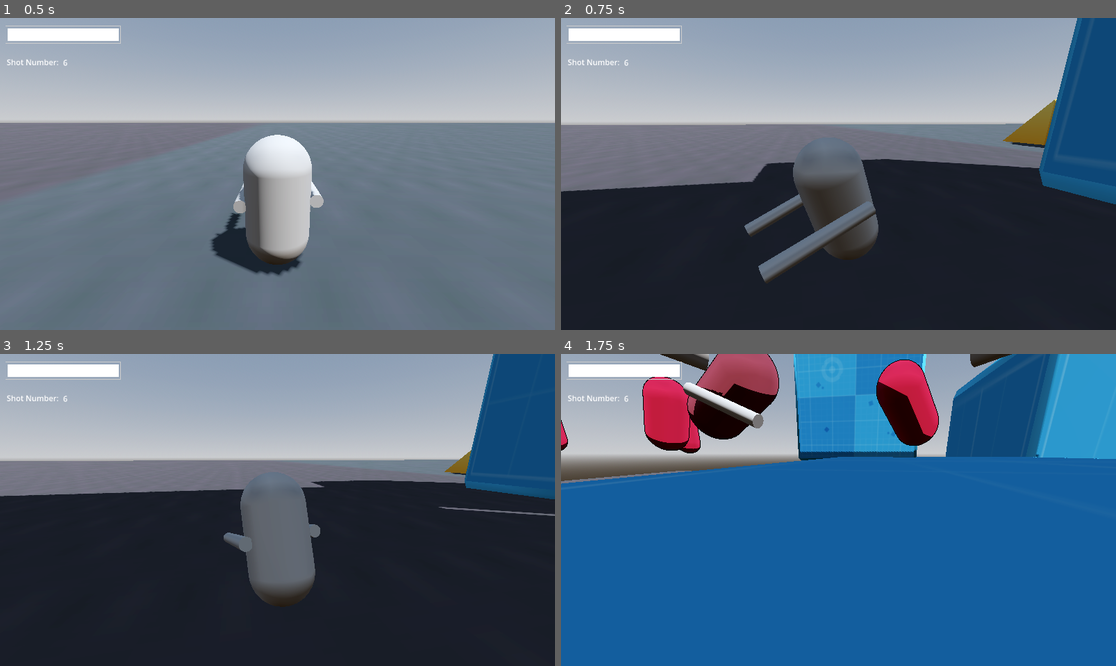
Above: before the commit, frames 1-4 (two rows, left to right).
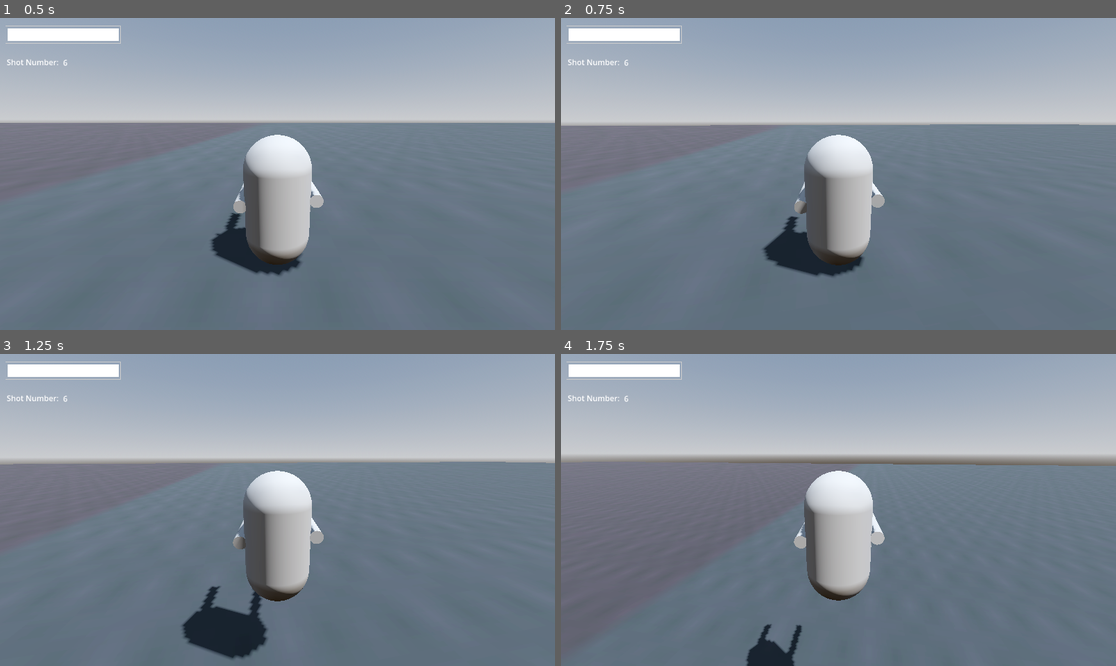
Above: after the commit, the same moments.

Repository: yashGhela/blame
Game: Godot game, scene res://levels/graybox.tscn
The game is run twice, just before and just after one commit, with the same random seed, the same clock (stepped at 60 frames per second) and the same inputs. The project has no main scene, so this scene is started directly.
Inputs (mouse positions are in pixels of both pictures, inside the frame that each line leads up to):
- Up to frame 1 (0.5 s): no input
- Up to frame 2 (0.75 s): tap Enter at 0.5 s; move the mouse to (866, 174) at 0.52 s; hold W (forward) from 0.53 s (still down); tap Q (snap) at 0.6 s
- Up to frame 3 (1.25 s): keep holding W (forward); tap Space (jump) at 0.77 s
- Up to frame 4 (1.75 s): keep holding W (forward); move the mouse to (810, 510) at 1.27 s; right-click (810, 510) at 1.35 s; tap Space (jump) at 1.52 s; tap Q (snap) at 1.55 s

Frame 1 is identical in both runs. In frame 2, 56% of the frame differs, in the area x 0-100%, y 0-100%; in frame 3, 61%; in frame 4, 89%.

Commit message:
working on fixing snap

Diff:
--- a/levels/graybox.tscn
+++ b/levels/graybox.tscn
@@ -104,6 +104,15 @@
 [node name="CollisionShape3D" type="CollisionShape3D" parent="PrimitiveSlope2/StaticBody3D" unique_id=75794507]
 shape = SubResource("ConvexPolygonShape3D_dg0o1")
 
+[node name="PrimitiveSlope3" type="MeshInstance3D" parent="." unique_id=530599075]
+transform = Transform3D(1.3945814e-06, 0, 0.99999875, 0, 1.3863616, 0, -10.6347685, 0, 1.3113399e-07, -65.88188, 23.600143, 53.223606)
+mesh = ExtResource("3_gr74w")
+
+[node name="StaticBody3D" type="StaticBody3D" parent="PrimitiveSlope3" unique_id=1399115800]
+
+[node name="CollisionShape3D" type="CollisionShape3D" parent="PrimitiveSlope3/StaticBody3D" unique_id=1852581062]
+shape = SubResource("ConvexPolygonShape3D_dg0o1")
+
 [node name="Floor" type="MeshInstance3D" parent="." unique_id=2097141167]
 transform = Transform3D(6.2137847, 0, 0, 0, 1, 0, 0, 0, 1, -46.37148, 4.010603, -6.901162)
 mesh = ExtResource("4_q1tdv")
@@ -131,6 +140,51 @@
 [node name="CollisionShape3D" type="CollisionShape3D" parent="Floor3/StaticBody3D" unique_id=1496325919]
 shape = SubResource("ConvexPolygonShape3D_fx7vd")
 
+[node name="Floor4" type="MeshInstance3D" parent="." unique_id=912742376]
+transform = Transform3D(5.8032904, 0, 0, 0, 1, 0, 0, 0, 2.0449762, -58.53352, 16.02189, 21.835869)
+mesh = ExtResource("4_q1tdv")
+
+[node name="StaticBody3D" type="StaticBody3D" parent="Floor4" unique_id=1451553184 groups=["Floor"]]
+
+[node name="CollisionShape3D" type="CollisionShape3D" parent="Floor4/StaticBody3D" unique_id=777142004]
+shape = SubResource("ConvexPolygonShape3D_fx7vd")
+
+[node name="Floor5" type="MeshInstance3D" parent="." unique_id=373172025]
+transform = Transform3D(2.3025525, 0, 0, 0, 1, 0, 0, 0, 2.0449762, -65.733475, 23.131006, 28.176771)
+mesh = ExtResource("4_q1tdv")
+
+[node name="StaticBody3D" type="StaticBody3D" parent="Floor5" unique_id=1609769126 groups=["Floor"]]
+
+[node name="CollisionShape3D" type="CollisionShape3D" parent="Floor5/StaticBody3D" unique_id=316856487]
+shape = SubResource("ConvexPolygonShape3D_fx7vd")
+
+[node name="Floor6" type="MeshInstance3D" parent="." unique_id=1866455400]
+transform = Transform3D(2.3025525, 0, 0, 0, 1, 0, 0, 0, 11.403279, -72.39584, 29.816732, 54.19505)
+mesh = ExtResource("4_q1tdv")
+
+[node name="StaticBody3D" type="StaticBody3D" parent="Floor6" unique_id=1609810683 groups=["Floor"]]
+
+[node name="CollisionShape3D" type="CollisionShape3D" parent="Floor6/StaticBody3D" unique_id=1275846199]
+shape = SubResource("ConvexPolygonShape3D_fx7vd")
+
+[node name="Floor7" type="MeshInstance3D" parent="." unique_id=2017473506]
+transform = Transform3D(-1.0064777e-07, 0, -6.761264, 0, 1, 0, 2.3025525, 0, -2.9554423e-07, -40.350815, 29.816732, 54.19505)
+mesh = ExtResource("4_q1tdv")
+
+[node name="StaticBody3D" type="StaticBody3D" parent="Floor7" unique_id=156866574 groups=["Floor"]]
+
+[node name="CollisionShape3D" type="CollisionShape3D" parent="Floor7/StaticBody3D" unique_id=1237573907]
+shape = SubResource("ConvexPolygonShape3D_fx7vd")
+
+[node name="Floor8" type="MeshInstance3D" parent="." unique_id=2082216011]
+transform = Transform3D(2.3025525, 0, 0, 0, 1, 0, 0, 0, 11.403279, -58.403645, 29.816732, 54.19505)
+mesh = ExtResource("4_q1tdv")
+
+[node name="StaticBody3D" type="StaticBody3D" parent="Floor8" unique_id=1451285343 groups=["Floor"]]
+
+[node name="CollisionShape3D" type="CollisionShape3D" parent="Floor8/StaticBody3D" unique_id=1598845949]
+shape = SubResource("ConvexPolygonShape3D_fx7vd")
+
 [node name="CubePrototypeLargeA" type="MeshInstance3D" parent="." unique_id=1454293030]
 transform = Transform3D(2.2938466, 0, 0, 0, 5.053586, 0, 0, 0, 1.6775556, -45.01045, 0.5, 5.692949)
 mesh = ExtResource("5_4vge4")
@@ -140,6 +194,69 @@
 [node name="CollisionShape3D" type="CollisionShape3D" parent="CubePrototypeLargeA/StaticBody3D" unique_id=1051429231]
 shape = SubResource("ConvexPolygonShape3D_3lb85")
 
+[node name="CollisionShape3D2" type="CollisionShape3D" parent="CubePrototypeLargeA/StaticBody3D" unique_id=2140179249]
+shape = SubResource("ConvexPolygonShape3D_3lb85")
+
+[node name="CubePrototypeLargeA5" type="MeshInstance3D" parent="." unique_id=1358107170]
+transform = Transform3D(2.2938466, 0, 0, 0, 5.7376103, 0, 0, 0, 11.381807, -65.588646, 0.5, 53.93303)
+mesh = ExtResource("5_4vge4")
+
+[node name="StaticBody3D" type="StaticBody3D" parent="CubePrototypeLargeA5" unique_id=310964515]
+
+[node name="CollisionShape3D" type="CollisionShape3D" parent="CubePrototypeLargeA5/StaticBody3D" unique_id=1287890449]
+shape = SubResource("ConvexPolygonShape3D_3lb85")
+
+[node name="CollisionShape3D2" type="CollisionShape3D" parent="CubePrototypeLargeA5/StaticBody3D" unique_id=2043989786]
+shape = SubResource("ConvexPolygonShape3D_3lb85")
+
+[node name="CubePrototypeLargeA7" type="MeshInstance3D" parent="." unique_id=737433626]
+transform = Transform3D(2.2938466, 0, 0, 0, 7.3165736, 0, 0, 0, 11.381807, -58.4461, 0.5, 53.93303)
+mesh = ExtResource("5_4vge4")
+
+[node name="StaticBody3D" type="StaticBody3D" parent="CubePrototypeLargeA7" unique_id=726605340]
+
+[node name="CollisionShape3D" type="CollisionShape3D" parent="CubePrototypeLargeA7/StaticBody3D" unique_id=238255204]
+shape = SubResource("ConvexPolygonShape3D_3lb85")
+
+[node name="CollisionShape3D2" type="CollisionShape3D" parent="CubePrototypeLargeA7/StaticBody3D" unique_id=1547003611]
+shape = SubResource("ConvexPolygonShape3D_3lb85")
+
+[node name="CubePrototypeLargeA9" type="MeshInstance3D" parent="." unique_id=1252943601]
+transform = Transform3D(6.6384306, 0, 0, 0, 7.3165736, 0, 0, 0, 1.7796278, -41.812775, 0.5, 53.93303)
+mesh = ExtResource("5_4vge4")
+
+[node name="StaticBody3D" type="StaticBody3D" parent="CubePrototypeLargeA9" unique_id=2123430541]
+
+[node name="CollisionShape3D" type="CollisionShape3D" parent="CubePrototypeLargeA9/StaticBody3D" unique_id=325798394]
+shape = SubResource("ConvexPolygonShape3D_3lb85")
+
+[node name="CollisionShape3D2" type="CollisionShape3D" parent="CubePrototypeLargeA9/StaticBody3D" unique_id=1823378728]
+shape = SubResource("ConvexPolygonShape3D_3lb85")
+
+[node name="CubePrototypeLargeA8" type="MeshInstance3D" parent="." unique_id=1055113869]
+transform = Transform3D(2.2938466, 0, 0, 0, 7.3165736, 0, 0, 0, 11.381807, -72.58232, 0.5, 53.93303)
+mesh = ExtResource("5_4vge4")
+
+[node name="StaticBody3D" type="StaticBody3D" parent="CubePrototypeLargeA8" unique_id=1348616552]
+
+[node name="CollisionShape3D" type="CollisionShape3D" parent="CubePrototypeLargeA8/StaticBody3D" unique_id=599045213]
+shape = SubResource("ConvexPolygonShape3D_3lb85")
+
+[node name="CollisionShape3D2" type="CollisionShape3D" parent="CubePrototypeLargeA8/StaticBody3D" unique_id=980523298]
+shape = SubResource("ConvexPolygonShape3D_3lb85")
+
+[node name="CubePrototypeLargeA6" type="MeshInstance3D" parent="." unique_id=1929670290]
+transform = Transform3D(2.2938466, 0, 0, 0, 5.7376103, 0, 0, 0, 1.6775556, -65.588646, 0.5, 28.13641)
+mesh = ExtResource("5_4vge4")
+
+[node name="StaticBody3D" type="StaticBody3D" parent="CubePrototypeLargeA6" unique_id=777699955]
+
+[node name="CollisionShape3D" type="CollisionShape3D" parent="CubePrototypeLargeA6/StaticBody3D" unique_id=618871853]
+shape = SubResource("ConvexPolygonShape3D_3lb85")
+
+[node name="CollisionShape3D2" type="CollisionShape3D" parent="CubePrototypeLargeA6/StaticBody3D" unique_id=2060728712]
+shape = SubResource("ConvexPolygonShape3D_3lb85")
+
 [node name="CubePrototypeLargeA4" type="MeshInstance3D" parent="." unique_id=723346592]
 transform = Transform3D(2.2938466, 0, 0, 0, 3.9607377, 0, 0, 0, 1.6775556, -35.617058, 0.5, 12.355154)
 mesh = ExtResource("5_4vge4")
@@ -180,6 +297,60 @@
 [node name="CollisionShape3D" type="CollisionShape3D" parent="CubePrototypeLargeB2/StaticBody3D" unique_id=540681916]
 shape = SubResource("ConvexPolygonShape3D_nie3d")
 
+[node name="CubePrototypeLargeB4" type="MeshInstance3D" parent="." unique_id=185302725]
+transform = Transform3D(1, 0, 0, 0, 1, 0, 0, 0, 1, -55.510456, 16.20353, 23.578934)
+mesh = ExtResource("6_705in")
+
+[node name="StaticBody3D" type="StaticBody3D" parent="CubePrototypeLargeB4" unique_id=249752592]
+
+[node name="CollisionShape3D" type="CollisionShape3D" parent="CubePrototypeLargeB4/StaticBody3D" unique_id=156142501]
+shape = SubResource("ConvexPolygonShape3D_nie3d")
+
+[node name="CubePrototypeLargeB6" type="MeshInstance3D" parent="." unique_id=438537909]
+transform = Transform3D(1, 0, 0, 0, 1, 0, 0, 0, 1, -57.5311, 29.544796, 35.257404)
+mesh = ExtResource("6_705in")
+
+[node name="StaticBody3D" type="StaticBody3D" parent="CubePrototypeLargeB6" unique_id=520012707]
+
+[node name="CollisionShape3D" type="CollisionShape3D" parent="CubePrototypeLargeB6/StaticBody3D" unique_id=1980973620]
+shape = SubResource("ConvexPolygonShape3D_nie3d")
+
+[node name="CubePrototypeLargeB8" type="MeshInstance3D" parent="." unique_id=723433476]
+transform = Transform3D(1, 0, 0, 0, 1, 0, 0, 0, 1, -59.716476, 29.544796, 50.794437)
+mesh = ExtResource("6_705in")
+
+[node name="StaticBody3D" type="StaticBody3D" parent="CubePrototypeLargeB8" unique_id=221708586]
+
+[node name="CollisionShape3D" type="CollisionShape3D" parent="CubePrototypeLargeB8/StaticBody3D" unique_id=404447397]
+shape = SubResource("ConvexPolygonShape3D_nie3d")
+
+[node name="CubePrototypeLargeB9" type="MeshInstance3D" parent="." unique_id=1773972392]
+transform = Transform3D(1, 0, 0, 0, 1, 0, 0, 0, 1, -57.405643, 29.544796, 65.38036)
+mesh = ExtResource("6_705in")
+
+[node name="StaticBody3D" type="StaticBody3D" parent="CubePrototypeLargeB9" unique_id=2099574014]
+
+[node name="CollisionShape3D" type="CollisionShape3D" parent="CubePrototypeLargeB9/StaticBody3D" unique_id=704070555]
+shape = SubResource("ConvexPolygonShape3D_nie3d")
+
+[node name="CubePrototypeLargeB7" type="MeshInstance3D" parent="." unique_id=1926528100]
+transform = Transform3D(1, 0, 0, 0, 1, 0, 0, 0, 1, -71.527435, 29.544796, 48.254063)
+mesh = ExtResource("6_705in")
+
+[node name="StaticBody3D" type="StaticBody3D" parent="CubePrototypeLargeB7" unique_id=1607109423]
+
+[node name="CollisionShape3D" type="CollisionShape3D" parent="CubePrototypeLargeB7/StaticBody3D" unique_id=466858363]
+shape = SubResource("ConvexPolygonShape3D_nie3d")
+
+[node name="CubePrototypeLargeB5" type="MeshInstance3D" parent="." unique_id=802487078]
+transform = Transform3D(1, 0, 0, 0, 1, 0, 0, 0, 1, -68.00467, 16.20353, 23.578934)
+mesh = ExtResource("6_705in")
+
+[node name="StaticBody3D" type="StaticBody3D" parent="CubePrototypeLargeB5" unique_id=806529719]
+
+[node name="CollisionShape3D" type="CollisionShape3D" parent="CubePrototypeLargeB5/StaticBody3D" unique_id=1173375742]
+shape = SubResource("ConvexPolygonShape3D_nie3d")
+
 [node name="CubePrototypeLargeB3" type="MeshInstance3D" parent="." unique_id=2034306395]
 transform = Transform3D(1, 0, 0, 0, 1, 0, 0, 0, 1, -34.39354, 16.20353, 26.558235)
 mesh = ExtResource("6_705in")
@@ -209,3 +380,15 @@
 
 [node name="Striker2" parent="." unique_id=2145319030 instance=ExtResource("9_fx7vd")]
 transform = Transform3D(1, 0, 0, 0, 1, 0, 0, 0, 1, -37.877995, 17.665085, 26.063194)
+
+[node name="Striker3" parent="." unique_id=570517135 instance=ExtResource("9_fx7vd")]
+transform = Transform3D(1, 0, 0, 0, 1, 0, 0, 0, 1, -59.77578, 31.316738, 44.157623)
+
+[node name="Striker4" parent="." unique_id=1695350058 instance=ExtResource("9_fx7vd")]
+transform = Transform3D(1, 0, 0, 0, 1, 0, 0, 0, 1, -73.14489, 31.316738, 38.872868)
+
+[node name="Striker5" parent="." unique_id=533237699 instance=ExtResource("9_fx7vd")]
+transform = Transform3D(1, 0, 0, 0, 1, 0, 0, 0, 1, -58.79673, 31.316738, 59.01015)
+
+[node name="Striker6" parent="." unique_id=1209458046 instance=ExtResource("9_fx7vd")]
+transform = Transform3D(1, 0, 0, 0, 1, 0, 0, 0, 1, -72.17063, 31.316738, 58.179756)
--- a/scripts/playerthirdpers.gd
+++ b/scripts/playerthirdpers.gd
@@ -385,6 +385,8 @@
 	var distance = global_position.distance_to(snap_target.global_position)
 
 
+	if distance >=40:
+		return
 
 
 	is_snapping=true
@@ -453,11 +455,15 @@
 func snap():
 	snap_target = enemy_detector.get_furthest_enemy()
 
+	if snap_target==null:
+		return
+
 	var distance = global_position.distance_to(snap_target.global_position)
 
 
 
-	if snap_target==null:
+
+	if distance >=40:
 		return
 
 	is_snapping=true
